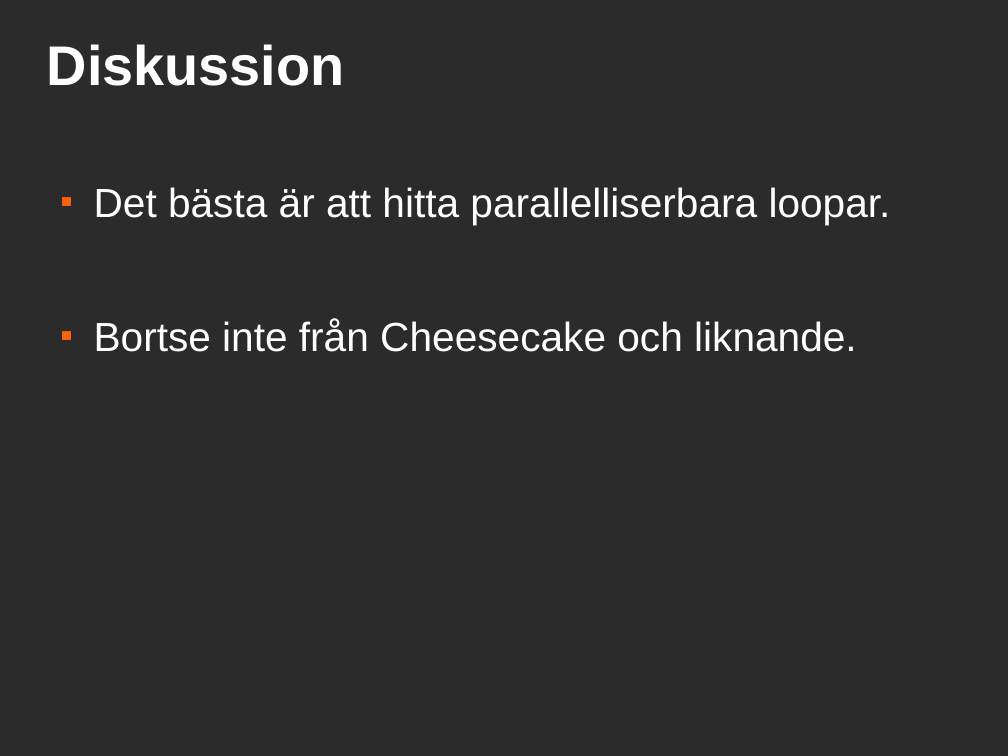
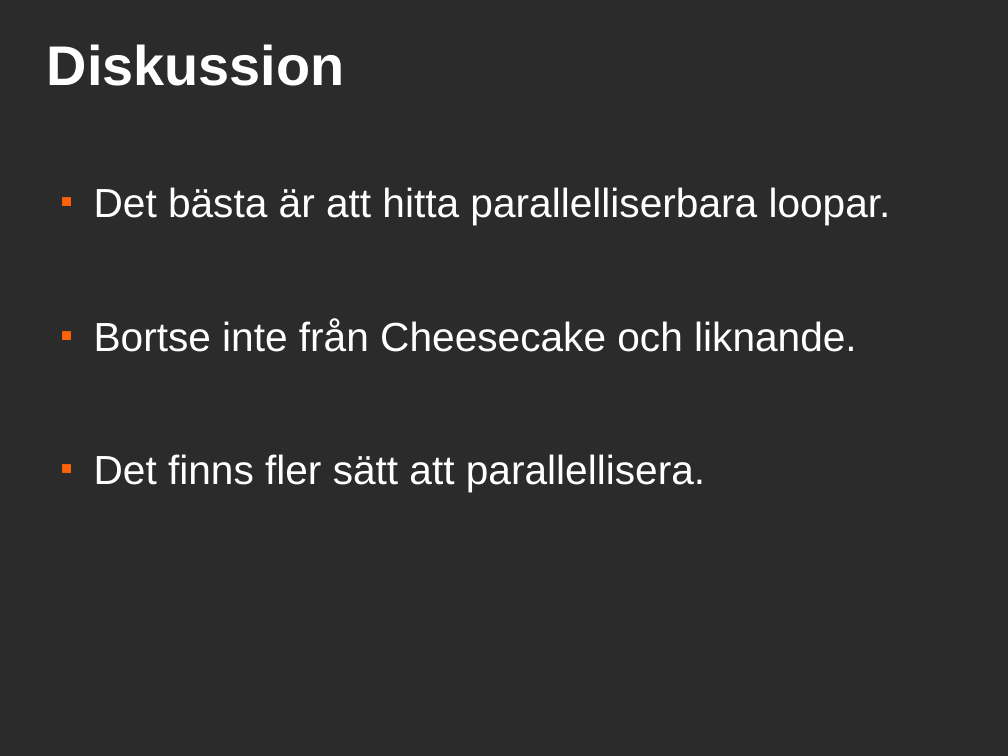
Before and after one commit to saifthe1/openfoam-openmp, a slide deck: slide 17 of presentation/pres.odp. Drawn at 1008x756 pixels with LibreOffice and Linux fonts; fonts in the diff are those of the drawing; background and template pictures are left out; a plain dark background stands for a picture behind light text. Boxes give left, top, right and bottom in pixels: in the first picture for what was removed or moved away, otherwise in the second. Text is boxed around its words. In the diff, an @@ line names an element or a change of style, - is before the commit and + after.

Commit message:
Uppdaterat anteckningar, lagt till diskussion i slutet på presentationen

```diff
--- a/presentation/pres.odp
+++ b/presentation/pres.odp
@@ text at (94, 454, 705, 492): paragraph added @@
+■ Det finns fler sätt att parallellisera.
```
Also in this commit, not shown: 4 other slides changed, 1 other file.
